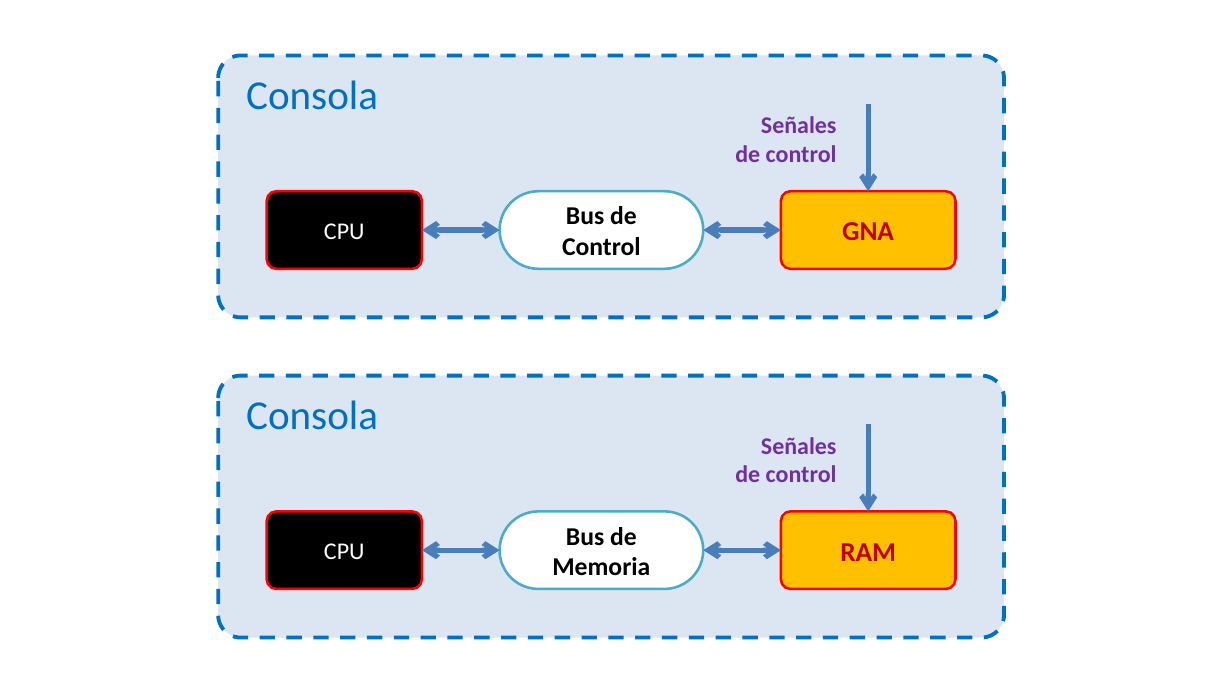
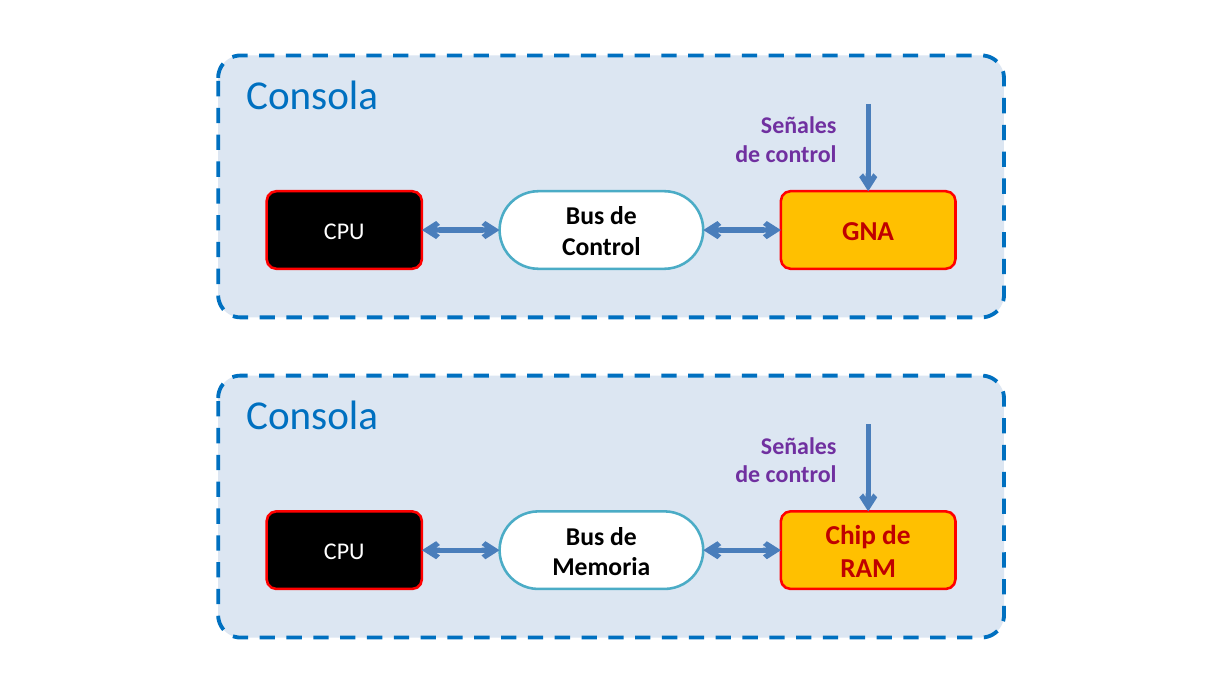
Before and after one commit to vircon32/Vircon32Documents, a slide deck: slide 2 of Specification/Spanish/Editable source images/Imágenes Spec Parte 7 - Otros componentes de la consola.pptx. Drawn at 1232x693 pixels with LibreOffice and Linux fonts; fonts in the diff are those of the drawing. Boxes give left, top, right and bottom in pixels: in the first picture for what was removed or moved away, otherwise in the second. Text is boxed around its words. In the diff, an @@ line names an element or a change of style, - is before the commit and + after.

Commit message:
Update Spanish specs for easier chip naming

```diff
--- a/Specification/Spanish/Editable source images/Imágenes Spec Parte 7 - Otros componentes de la consola.pptx
+++ b/Specification/Spanish/Editable source images/Imágenes Spec Parte 7 - Otros componentes de la consola.pptx
@@ text in rounded rectangle at bbox=[826, 525, 910, 577]: text changed @@
-RAM
+Chip de RAM
```
Also in this commit, not shown: 1 other slide changed, 9 other files.
